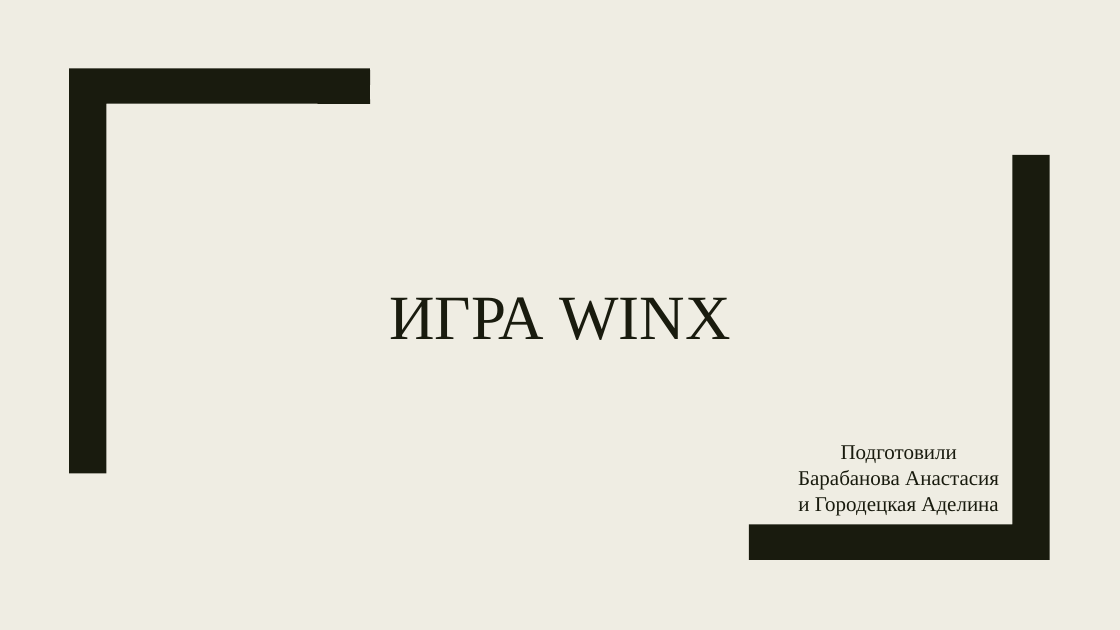
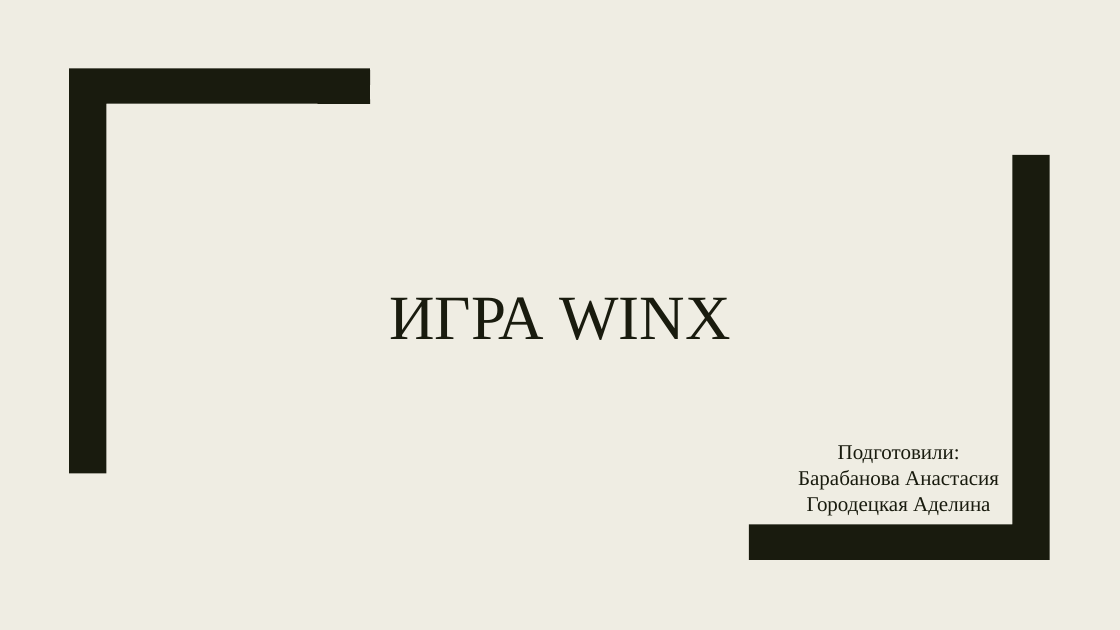
Before and after one commit to delyunchik/pygame, a slide deck: slide 1 of __doc/Winx.pptx. Drawn at 1120x630 pixels with LibreOffice and Linux fonts; fonts in the diff are those of the drawing. Boxes give left, top, right and bottom in pixels: in the first picture for what was removed or moved away, otherwise in the second. Text is boxed around its words. In the diff, an @@ line names an element or a change of style, - is before the commit and + after.

```diff
--- a/__doc/Winx.pptx
+++ b/__doc/Winx.pptx
@@ subtitle at <box>798,445,999,515</box>: text changed @@
-Подготовили Барабанова Анастасия и Городецкая Аделина
+Подготовили: Барабанова Анастасия Городецкая Аделина
```
Also in this commit, not shown: 3 other slides changed, 2 slides added, 1 slide removed, 1 other file.
